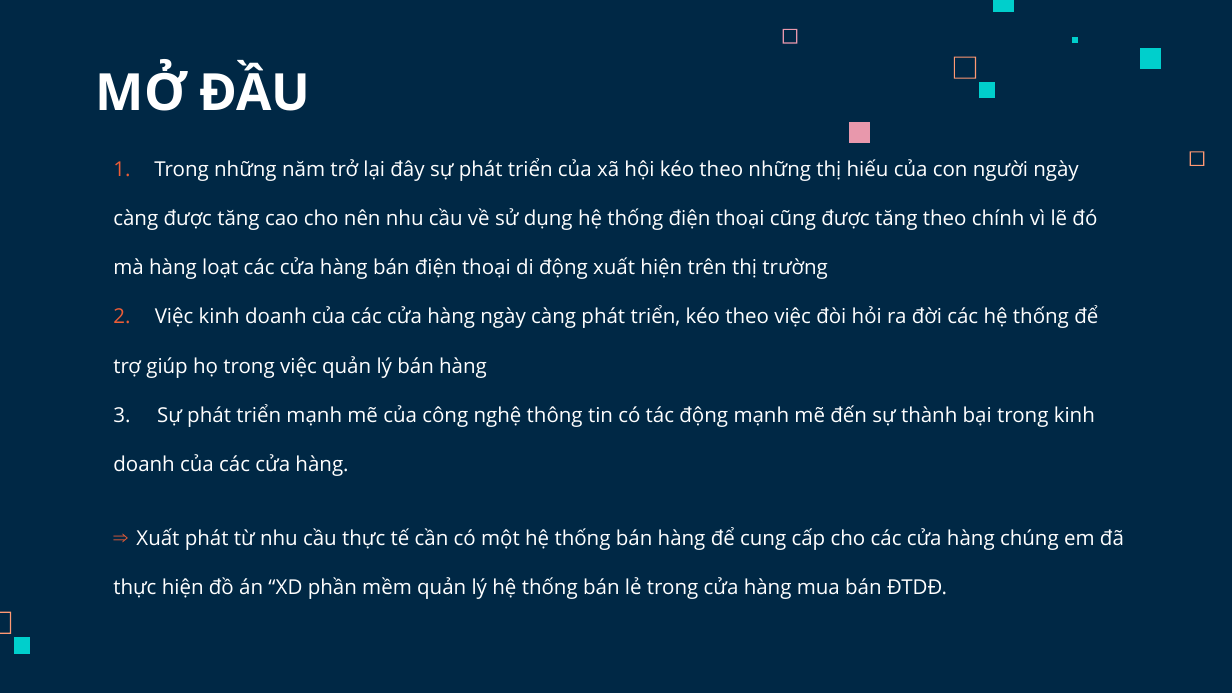
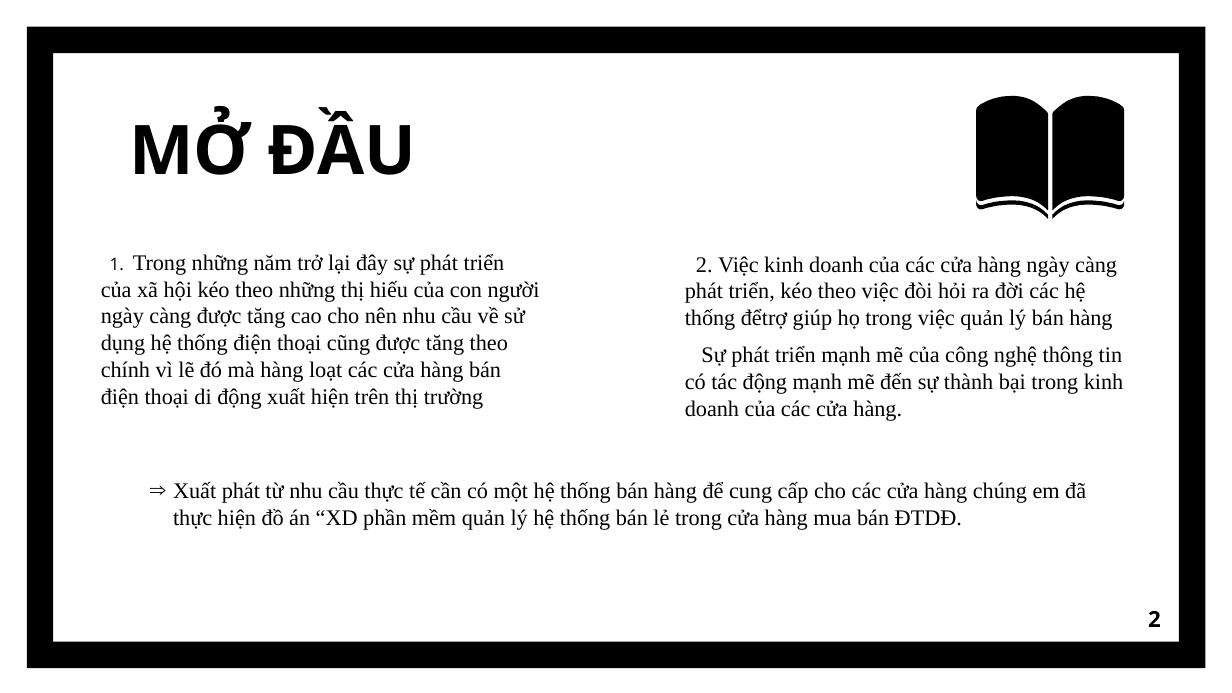
Before and after one commit to LinhChi610/PTLChi.BTL.226, a slide deck: slide 2 of SLIDE-HTQLBHDTDĐ.pptx. Drawn at 1232x693 pixels with LibreOffice and Linux fonts; fonts in the diff are those of the drawing. Boxes give left, top, right and bottom in pixels: in the first picture for what was removed or moved away, otherwise in the second. Text is boxed around its words. In the diff, an @@ line names an element or a change of style, - is before the commit and + after.

```diff
--- a/SLIDE-HTQLBHDTDĐ.pptx
+++ b/SLIDE-HTQLBHDTDĐ.pptx
@@ background #002845 to #FFFFFF @@
@@ frame added at (x1=27, y1=27, x2=1206, y2=669), fill #000000 @@
@@ title "MỞ ĐẦU" moved from (x1=96, y1=63, x2=311, y2=111) to (x1=129, y1=110, x2=416, y2=175) @@
@@ title "MỞ ĐẦU" at (x1=129, y1=110, x2=416, y2=175): size 30 to 40 pt, text colour #FFFFFF to #000000 @@
@@ freeform shape removed at (x1=782, y1=28, x2=797, y2=43) @@
@@ freeform shape removed at (x1=993, y1=0, x2=1014, y2=11) @@
@@ freeform shape removed at (x1=954, y1=57, x2=976, y2=79) @@
@@ freeform shape removed at (x1=1072, y1=37, x2=1078, y2=43) @@
@@ freeform shape removed at (x1=1141, y1=48, x2=1162, y2=69) @@
@@ freeform shape removed at (x1=978, y1=81, x2=994, y2=97) @@
@@ group added at (x1=976, y1=96, x2=1124, y2=219): 4 freeform shapes @@
@@ freeform shape removed at (x1=849, y1=122, x2=870, y2=143) @@
@@ freeform shape removed at (x1=1190, y1=152, x2=1205, y2=166) @@
@@ text at (x1=101, y1=254, x2=540, y2=409): text changed; size 12 to 13 pt; font Open Sans to Times New Roman; text colour #FFFFFF to #000000 @@
-1. Trong những năm trở lại đây sự phát triển của xã hội kéo theo những thị hiếu của con người ngày
-càng được tăng cao cho nên nhu cầu về sử dụng hệ thống điện thoại cũng được tăng theo chính vì lẽ đó
-mà hàng loạt các cửa hàng bán điện thoại di động xuất hiện trên thị trường
-2. Việc kinh doanh của các cửa hàng ngày càng phát triển, kéo theo việc đòi hỏi ra đời các hệ thống để
-trợ giúp họ trong việc quản lý bán hàng
-3. Sự phát triển mạnh mẽ của công nghệ thông tin có tác động mạnh mẽ đến sự thành bại trong kinh
-doanh của các cửa hàng.
-⇒ Xuất phát từ nhu cầu thực tế cần có một hệ thống bán hàng để cung cấp cho các cửa hàng chúng em đã
-thực hiện đồ án “XD phần mềm quản lý hệ thống bán lẻ trong cửa hàng mua bán ĐTDĐ.
+1. Trong những năm trở lại đây sự phát triển của xã hội kéo theo những thị hiếu của con người ngày càng được tăng cao cho nên nhu cầu về sử dụng hệ thống điện thoại cũng được tăng theo chính vì lẽ đó mà hàng loạt các cửa hàng bán điện thoại di động xuất hiện trên thị trường
@@ text added at (x1=685, y1=256, x2=1123, y2=421), 13 pt, text #000000 @@
+2. Việc kinh doanh của các cửa hàng ngày càng phát triển, kéo theo việc đòi hỏi ra đời các hệ thống đểtrợ giúp họ trong việc quản lý bán hàng
+Sự phát triển mạnh mẽ của công nghệ thông tin có tác động mạnh mẽ đến sự thành bại trong kinh doanh của các cửa hàng.
@@ text added at (x1=173, y1=482, x2=1086, y2=530), 13 pt, text #000000 @@
+⇒ Xuất phát từ nhu cầu thực tế cần có một hệ thống bán hàng để cung cấp cho các cửa hàng chúng em đã thực hiện đồ án “XD phần mềm quản lý hệ thống bán lẻ trong cửa hàng mua bán ĐTDĐ.
@@ freeform shape removed at (x1=0, y1=612, x2=11, y2=634) @@
@@ page number added at (x1=1148, y1=611, x2=1161, y2=627), 13 pt, text #000000, bold @@
+2
@@ freeform shape removed at (x1=14, y1=637, x2=30, y2=653) @@
```
Also in this commit, not shown: 11 other slides changed, 1 slide added, 1 slide removed, 32 other files.
